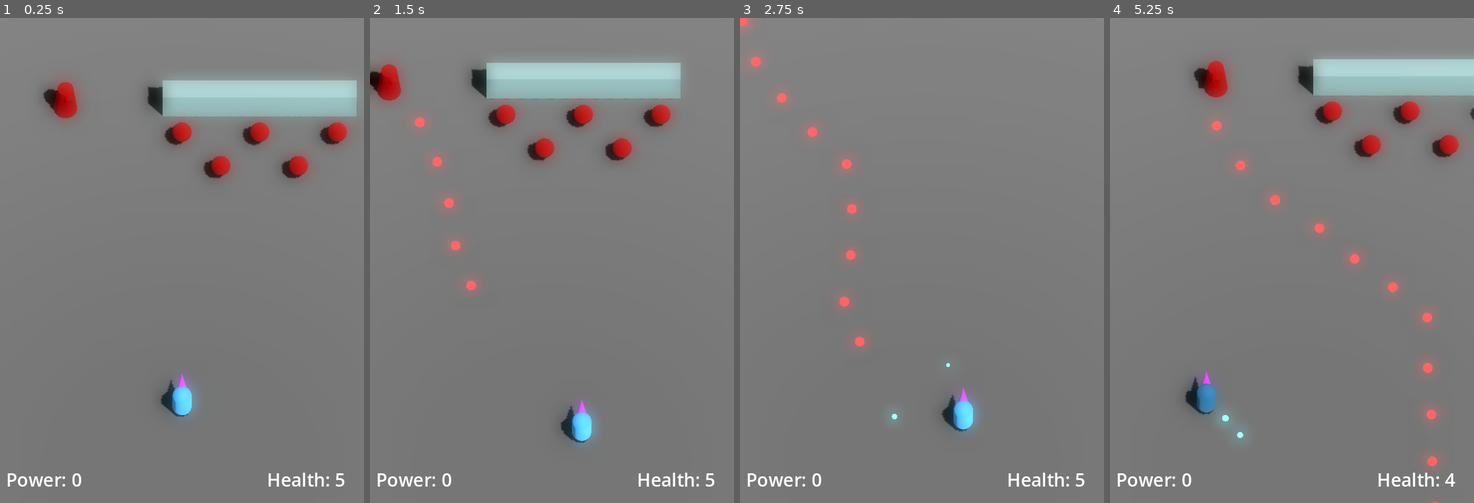
Above: before the commit, frames 1-4 (left to right).
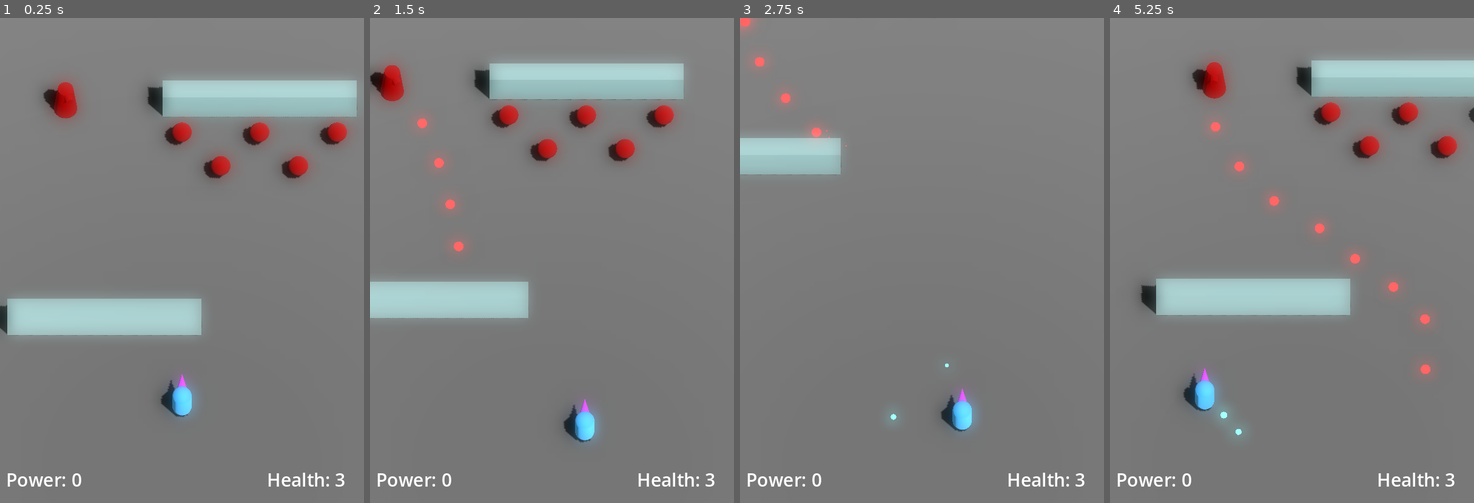
Above: after the commit, the same moments.

Repository: JackEvans24/bullet-absorb
Game: Godot game, scene res://scenes/main.tscn
Two runs of this game, one before a commit and one after it. Both use one fixed random seed, a clock stepped at 60 frames per second and the inputs below.
Inputs:
- Up to frame 1 (0.25 s): no input
- Up to frame 2 (1.5 s): hold Right (move_right) 0.53-1.28 s; hold K (absorb) 0.53-1.28 s; tap J (fire) at 0.8, 1.35 s; hold Down (move_back) from 1.28 s (still down)
- Up to frame 3 (2.75 s): tap K (absorb) at 1.55 s; release Down (move_back) at 2.03 s; hold Right (move_right) from 2.03 s (still down); hold K (absorb) from 2.03 s (still down); tap J (fire) at 2.3 s
- Up to frame 4 (5.25 s): release Right (move_right) at 2.78 s; release K (absorb) at 2.78 s; hold Up (move_forward) 2.78-3.53 s; tap J (fire) at 2.85, 3.8, 4.35 s; tap K (absorb) at 3.05, 4.55 s; hold K (absorb) 3.53-4.28 s; hold Left (move_left) 3.53-5.03 s; hold Down (move_back) from 5.03 s (still down); hold K (absorb) from 5.03 s (still down)

The runs differ from the first frame. In frame 1, 4.2% of the frame differs, in the area x 0-98%, y 13-97%; in frame 2, 4.8%; in frame 3, 2.7%; in frame 4, 5.8%, in the area x 8-100%, y 8-100%.

Commit message:
feat: convert to movement state machine, add knockback (#8)
* refactor: replace movement script with state machine

* refactor: separate move state specifics from state machine

* feat: add player knockback

* refactor: move cameras to scene

* refactor: separate player follow camera from camera controller

* feat: add screen shake module

* chore: minor renames

* fix: unshadow variable

* feat: add impulse on hurt

* chore: add a second wall to give better cover during testing

* feat: add roll to screen shake

* feat: add hit stop module

* feat: add hit stop on damage

Diff:
--- /dev/null
+++ b/prefabs/cameras.tscn
@@ -0,0 +1,52 @@
+[gd_scene load_steps=6 format=3 uid="uid://cl1dul38xrvt2"]
+
+[ext_resource type="Script" path="res://scripts/mechanics/smooth_follow_target.gd" id="1_cm6mc"]
+[ext_resource type="Script" path="res://scripts/camera/camera_controller.gd" id="1_e4k7u"]
+[ext_resource type="Script" path="res://scripts/camera/screen_shake.gd" id="3_x5t8o"]
+
+[sub_resource type="StandardMaterial3D" id="StandardMaterial3D_85wj3"]
+albedo_color = Color(1, 0.583333, 0, 1)
+
+[sub_resource type="CylinderMesh" id="CylinderMesh_ugq1f"]
+material = SubResource("StandardMaterial3D_85wj3")
+
+[node name="Cameras" type="Node"]
+script = ExtResource("1_e4k7u")
+
+[node name="FollowPlayer" type="Node3D" parent="."]
+transform = Transform3D(1, 0, 0, 0, 1, 0, 0, 0, 1, 0, 1, 0)
+script = ExtResource("1_cm6mc")
+max_speed = 30.0
+min_speed = 10.0
+
+[node name="PlayerCamera" type="Node3D" parent="FollowPlayer"]
+transform = Transform3D(1, 0, 0, 0, 0.5, 0.866025, 0, -0.866025, 0.5, 0, 20, 8)
+
+[node name="Camera" type="Camera3D" parent="FollowPlayer/PlayerCamera"]
+projection = 1
+current = true
+size = 25.0
+far = 200.0
+
+[node name="CameraPoles" type="Node3D" parent="FollowPlayer/PlayerCamera"]
+transform = Transform3D(1, 0, 0, 0, 1, -2.98023e-08, 0, 2.98023e-08, 1, 0, 7.62939e-06, 1.90735e-06)
+visible = false
+
+[node name="Pole1" type="MeshInstance3D" parent="FollowPlayer/PlayerCamera/CameraPoles"]
+transform = Transform3D(1, 0, 0, 0, 1, 0, 0, 0, 1, -10, 0, -18)
+mesh = SubResource("CylinderMesh_ugq1f")
+
+[node name="Pole2" type="MeshInstance3D" parent="FollowPlayer/PlayerCamera/CameraPoles"]
+transform = Transform3D(1, 0, 0, 0, 1, 0, 0, 0, 1, -10, 0, 11)
+mesh = SubResource("CylinderMesh_ugq1f")
+
+[node name="Pole3" type="MeshInstance3D" parent="FollowPlayer/PlayerCamera/CameraPoles"]
+transform = Transform3D(1, 0, 0, 0, 1, 0, 0, 0, 1, 10, 0, -18)
+mesh = SubResource("CylinderMesh_ugq1f")
+
+[node name="Pole4" type="MeshInstance3D" parent="FollowPlayer/PlayerCamera/CameraPoles"]
+transform = Transform3D(1, 0, 0, 0, 1, 0, 0, 0, 1, 10, 0, 11)
+mesh = SubResource("CylinderMesh_ugq1f")
+
+[node name="ScreenShake" type="Node" parent="."]
+script = ExtResource("3_x5t8o")
--- a/prefabs/player.tscn
+++ b/prefabs/player.tscn
@@ -1,14 +1,17 @@
-[gd_scene load_steps=27 format=3 uid="uid://c3tj0pdcum4wd"]
+[gd_scene load_steps=30 format=3 uid="uid://c3tj0pdcum4wd"]
 
 [ext_resource type="Script" path="res://scripts/mechanics/player/player.gd" id="1_u023k"]
 [ext_resource type="Material" uid="uid://beaa2b7evhbjh" path="res://materials/player/player.tres" id="2_di4ke"]
+[ext_resource type="Script" path="res://scripts/state/move_state_machine.gd" id="2_pauji"]
 [ext_resource type="Script" path="res://scripts/mechanics/shared/health.gd" id="2_pcwtq"]
 [ext_resource type="Script" path="res://scripts/mechanics/player/absorb.gd" id="2_sawo1"]
-[ext_resource type="Script" path="res://scripts/mechanics/player/player_movement.gd" id="3_1eoos"]
+[ext_resource type="Script" path="res://scripts/mechanics/player/movement/run.gd" id="3_60agh"]
 [ext_resource type="Material" uid="uid://f41eu4cbvian" path="res://materials/player/player_absorb.tres" id="4_ep8r4"]
+[ext_resource type="Script" path="res://scripts/mechanics/player/movement/dead.gd" id="4_koxfs"]
 [ext_resource type="Script" path="res://scripts/mechanics/player/player_aim.gd" id="4_owsoe"]
 [ext_resource type="Material" uid="uid://dq2ufo1kpypca" path="res://materials/player/player_absorb_halo.tres" id="4_poddg"]
 [ext_resource type="PackedScene" uid="uid://dl5unqhv0x3ox" path="res://prefabs/bullets/player_bullet.tscn" id="5_twt6l"]
+[ext_resource type="Script" path="res://scripts/mechanics/player/movement/knockback.gd" id="5_unin6"]
 [ext_resource type="Shape3D" uid="uid://c4tuvev8wasc3" path="res://models/player/player_internal.tres" id="7_iumbl"]
 [ext_resource type="Script" path="res://scripts/mechanics/player/player_body.gd" id="10_18rdm"]
 [ext_resource type="Shape3D" uid="uid://b143a5k1xv5rx" path="res://models/player/player_external.tres" id="11_p7nyd"]
@@ -82,13 +85,26 @@
 collision_layer = 2
 script = ExtResource("1_u023k")
 
+[node name="MoveState" type="Node" parent="."]
+script = ExtResource("2_pauji")
+initial_state = NodePath("Run")
+
+[node name="Absorb" type="Node" parent="MoveState"]
+script = ExtResource("3_60agh")
+speed = 5.0
+
+[node name="Dead" type="Node" parent="MoveState"]
+script = ExtResource("4_koxfs")
+
+[node name="Knockback" type="Node" parent="MoveState"]
+script = ExtResource("5_unin6")
+
+[node name="Run" type="Node" parent="MoveState"]
+script = ExtResource("3_60agh")
+
 [node name="Health" type="Node" parent="."]
 script = ExtResource("2_pcwtq")
-
-[node name="Move" type="Node" parent="."]
-script = ExtResource("3_1eoos")
-movement_deadzone = 0.01
-deceleration = 180.0
+starting_health = 3.0
 
 [node name="Aim" type="Node" parent="."]
 script = ExtResource("4_owsoe")
--- a/scenes/main.tscn
+++ b/scenes/main.tscn
@@ -1,12 +1,13 @@
-[gd_scene load_steps=16 format=3 uid="uid://ccgpc6v5lruew"]
+[gd_scene load_steps=15 format=3 uid="uid://ccgpc6v5lruew"]
 
 [ext_resource type="PackedScene" uid="uid://c3tj0pdcum4wd" path="res://prefabs/player.tscn" id="1_e5x1h"]
 [ext_resource type="Script" path="res://scripts/main.gd" id="1_rtjol"]
 [ext_resource type="PackedScene" uid="uid://bhxrs6pph350t" path="res://scenes/hud.tscn" id="2_bqahq"]
 [ext_resource type="Material" uid="uid://gclpf2kqyelh" path="res://materials/wall.tres" id="2_hxwft"]
+[ext_resource type="PackedScene" uid="uid://cl1dul38xrvt2" path="res://prefabs/cameras.tscn" id="4_nws0m"]
 [ext_resource type="PackedScene" uid="uid://c3ytmjd7pe4pg" path="res://prefabs/enemies/enemy.tscn" id="5_4wclf"]
 [ext_resource type="PackedScene" uid="uid://wfijrpbc1nxm" path="res://prefabs/enemies/turret.tscn" id="6_nrrgo"]
-[ext_resource type="Script" path="res://scripts/mechanics/smooth_follow_target.gd" id="7_haer2"]
+[ext_resource type="Script" path="res://scripts/effects/hit_stop.gd" id="8_dyhou"]
 
 [sub_resource type="StandardMaterial3D" id="StandardMaterial3D_r1hrq"]
 metallic = 1.0
@@ -33,12 +34,6 @@
 [sub_resource type="BoxMesh" id="BoxMesh_ughhm"]
 material = ExtResource("2_hxwft")
 size = Vector3(10, 2, 1)
-
-[sub_resource type="StandardMaterial3D" id="StandardMaterial3D_85wj3"]
-albedo_color = Color(1, 0.583333, 0, 1)
-
-[sub_resource type="CylinderMesh" id="CylinderMesh_ugq1f"]
-material = SubResource("StandardMaterial3D_85wj3")
 
 [node name="Main" type="Node"]
 script = ExtResource("1_rtjol")
@@ -75,41 +70,18 @@
 [node name="MeshInstance3D" type="MeshInstance3D" parent="World/Wall"]
 mesh = SubResource("BoxMesh_ughhm")
 
+[node name="Wall2" type="StaticBody3D" parent="World"]
+transform = Transform3D(1, 0, 0, 0, 1, 0, 0, 0, 1, -4, 1, 0)
+
+[node name="CollisionShape3D" type="CollisionShape3D" parent="World/Wall2"]
+shape = SubResource("BoxShape3D_stcvn")
+
+[node name="MeshInstance3D" type="MeshInstance3D" parent="World/Wall2"]
+mesh = SubResource("BoxMesh_ughhm")
+
 [node name="HUD" parent="." instance=ExtResource("2_bqahq")]
 
-[node name="FollowPlayer" type="Node3D" parent="."]
-transform = Transform3D(1, 0, 0, 0, 1, 0, 0, 0, 1, 0, 1, 0)
-script = ExtResource("7_haer2")
-max_speed = 30.0
-min_speed = 10.0
-dampening = 0.05
-
-[node name="PlayerCamera" type="Camera3D" parent="FollowPlayer"]
-transform = Transform3D(1, 0, 0, 0, 0.5, 0.866025, 0, -0.866025, 0.5, 0, 20, 8)
-projection = 1
-current = true
-size = 25.0
-far = 200.0
-
-[node name="CameraPoles" type="Node3D" parent="FollowPlayer/PlayerCamera"]
-transform = Transform3D(1, 0, 0, 0, 0.5, -0.866025, 0, 0.866025, 0.5, 0, -3.0718, -21.3205)
-visible = false
-
-[node name="Pole1" type="MeshInstance3D" parent="FollowPlayer/PlayerCamera/CameraPoles"]
-transform = Transform3D(1, 0, 0, 0, 1, 0, 0, 0, 1, -10, 0, -18)
-mesh = SubResource("CylinderMesh_ugq1f")
-
-[node name="Pole2" type="MeshInstance3D" parent="FollowPlayer/PlayerCamera/CameraPoles"]
-transform = Transform3D(1, 0, 0, 0, 1, 0, 0, 0, 1, -10, 0, 11)
-mesh = SubResource("CylinderMesh_ugq1f")
-
-[node name="Pole3" type="MeshInstance3D" parent="FollowPlayer/PlayerCamera/CameraPoles"]
-transform = Transform3D(1, 0, 0, 0, 1, 0, 0, 0, 1, 10, 0, -18)
-mesh = SubResource("CylinderMesh_ugq1f")
-
-[node name="Pole4" type="MeshInstance3D" parent="FollowPlayer/PlayerCamera/CameraPoles"]
-transform = Transform3D(1, 0, 0, 0, 1, 0, 0, 0, 1, 10, 0, 11)
-mesh = SubResource("CylinderMesh_ugq1f")
+[node name="Cameras" parent="." instance=ExtResource("4_nws0m")]
 
 [node name="Player" parent="." instance=ExtResource("1_e5x1h")]
 transform = Transform3D(1, 0, 0, 0, 1, 0, 0, 0, 1, 0, 1, 5)
@@ -131,3 +103,7 @@
 
 [node name="Turret" parent="." instance=ExtResource("6_nrrgo")]
 transform = Transform3D(1, 0, 0, 0, 1, 0, 0, 0, 1, -6, 1, -13)
+
+[node name="HitStop" type="Node" parent="."]
+script = ExtResource("8_dyhou")
+freeze_duration = 0.04
--- /dev/null
+++ b/scripts/camera/camera_controller.gd
@@ -0,0 +1,16 @@
+class_name CameraController
+extends Node
+
+@onready var follow_player: SmoothFollowTarget = $FollowPlayer
+@onready var camera: Camera3D = $FollowPlayer/PlayerCamera/Camera
+@onready var screen_shake: ScreenShake = $ScreenShake
+
+var target: Node3D:
+	set(value): follow_player.target = value
+
+func _ready():
+	screen_shake.register(camera)
+	pass
+
+func add_impulse():
+	screen_shake.add_impulse()
--- /dev/null
+++ b/scripts/camera/screen_shake.gd
@@ -0,0 +1,49 @@
+class_name ScreenShake
+extends Node
+
+@export var punch: float = 2.0
+@export var tremolo = 5
+@export var decay = 1.5
+
+@export var impulse_max = Vector3(2.5, 2.0, 0)
+@export var roll_max = 0.1
+
+var cameras: Array[Node3D] = []
+
+@onready var noise = FastNoiseLite.new()
+
+var impulse: float = 0.0
+var noise_y: int = 0
+
+var offset = Vector3.ZERO
+var roll: float = 0.0
+
+func register(camera: Node3D):
+	cameras.push_back(camera)
+
+func add_impulse():
+	impulse = 1.0
+	noise_y = 0
+	noise.seed = randi_range(0, 99999)
+
+func _process(delta):
+	if impulse <= 0.0:
+		return
+	impulse = max(impulse - decay * delta, 0)
+	shake()
+
+func shake():
+	noise_y += tremolo
+
+	offset.x = get_offset(noise.seed, impulse_max.x)
+	offset.y = get_offset(noise.seed * 2, impulse_max.y)
+	roll = get_offset(noise.seed * 3, roll_max)
+
+	for camera in cameras:
+		camera.position = offset
+		camera.rotation.z = roll
+
+func get_offset(noise_seed: float, max_trauma: float) -> float:
+	var noise_output = noise.get_noise_2d(noise_seed, noise_y)
+	var active_impulse = pow(impulse, punch)
+	return active_impulse * noise_output * max_trauma
--- /dev/null
+++ b/scripts/effects/hit_stop.gd
@@ -0,0 +1,19 @@
+class_name HitStop
+extends Node
+
+@export var freeze_duration: float = 0.05
+
+var is_paused: bool = false
+
+func freeze():
+    if is_paused:
+        return
+    is_paused = true
+
+    var tree = get_tree()
+    tree.paused = true
+
+    await tree.create_timer(freeze_duration, true, false, true).timeout
+
+    tree.paused = false
+    is_paused = false
--- a/scripts/main.gd
+++ b/scripts/main.gd
@@ -2,11 +2,12 @@
 
 @onready var hud: Hud = $HUD
 @onready var player: Player = $Player
-@onready var player_camera: Node3D = $FollowPlayer
+@onready var cameras: CameraController = $Cameras
+@onready var hit_stop: HitStop = $HitStop
 @onready var turret: Turret = $Turret
 
 func _ready():
-	player_camera.target = player.camera_follow_point
+	cameras.target = player.camera_follow_point
 	turret.target = player
 
 	player.damage_taken.connect(_on_damage_taken)
@@ -23,4 +24,6 @@
 	get_tree().reload_current_scene()
 
 func _on_damage_taken():
+	hit_stop.freeze()
+	cameras.add_impulse()
 	hud._on_health_changed(player.current_health)
--- /dev/null
+++ b/scripts/mechanics/player/movement/dead.gd
@@ -0,0 +1,10 @@
+class_name DeadMoveState
+extends MoveState
+
+@export var deceleration: float = 180
+
+func _init():
+    can_aim = false
+    can_fire = false
+    can_absorb = false
+    movement = Vector3.ZERO
--- /dev/null
+++ b/scripts/mechanics/player/movement/knockback.gd
@@ -0,0 +1,23 @@
+class_name KnockbackMoveState
+extends MoveState
+
+@export var knockback_speed: float = 20.0
+@export var knockback_duration: float = 0.2
+
+var direction: Vector3
+
+func enter(ctx: Dictionary={}):
+    direction = ctx[MoveStateConstants.HIT_DIRECTION]
+
+    if direction == null:
+        printerr('Unable to find hit direction for knockback')
+        state_machine.transition_to(MoveStateConstants.STATE_RUN)
+        return
+
+    movement = direction.normalized() * knockback_speed
+
+    do_knockback_timeout()
+
+func do_knockback_timeout():
+    await get_tree().create_timer(knockback_duration).timeout
+    state_machine.transition_to(MoveStateConstants.STATE_RUN)
--- /dev/null
+++ b/scripts/mechanics/player/movement/run.gd
@@ -0,0 +1,16 @@
+class_name RunMoveState
+extends MoveState
+
+@export var speed: float = 15.0
+@export var deceleration: float = 180
+
+func update(delta: float):
+    super(delta)
+
+    var input_dir = Input.get_vector("move_left", "move_right", "move_forward", "move_back")
+    var direction = Vector3(input_dir.x, 0, input_dir.y).normalized()
+
+    if direction:
+        movement = direction * speed
+    else:
+        movement = movement.move_toward(Vector3.ZERO, deceleration * delta)
--- a/scripts/mechanics/player/player.gd
+++ b/scripts/mechanics/player/player.gd
@@ -8,7 +8,7 @@
 @export var fall_acceleration = 10
 
 @onready var health: Health = $Health
-@onready var move: PlayerMovement = $Move
+@onready var move_state: MoveStateMachine = $MoveState
 @onready var aim: PlayerAim = $Aim
 @onready var absorb: Absorb = $Absorb
 @onready var body: PlayerBody = $Pivot
@@ -25,6 +25,8 @@
 	power_count_changed.connect(aim._on_power_count_changed)
 	died.connect(body._on_player_died)
 
+	move_state.state_changed.connect(_on_move_state_changed)
+
 	health.damage_taken.connect(_on_damage_taken)
 	health.damage_taken.connect(body._on_damage_taken)
 	health.recovery_changed.connect(body._on_recovery_changed)
@@ -39,29 +41,38 @@
 
 	aim.initialise(body)
 
-func _physics_process(delta):
-	if not is_on_floor():
-		velocity.y -= fall_acceleration * delta
-
-	velocity = move.movement
+func _physics_process(_delta):
+	velocity = move_state.movement
 	body.look_at(body.global_position + aim.aim_direction)
 
 	move_and_slide()
 
-func _on_damage_taken(_damage_taken: float, _taken_from: Node3D):
+func _on_move_state_changed(_state_name: String):
+	aim.can_aim = move_state.can_aim
+	aim.can_fire = move_state.can_fire
+	absorb.can_absorb = move_state.can_absorb
+
+func _on_damage_taken(_damage_taken: float, taken_from: Node3D):
 	damage_taken.emit()
 	absorb.end_windup()
 
 	if current_health <= 0:
 		die()
+	else:
+		knockback(taken_from)
 
 func die():
-	move.can_move = false
-	aim.can_aim = false
-	aim.can_fire = false
-	absorb.can_absorb = false
+	move_state.transition_to(MoveStateConstants.STATE_DEAD)
 	ground_detection.set_deferred("disabled", true)
 	died.emit()
+
+func knockback(taken_from: Node3D):
+	var direction = global_position - taken_from.global_position
+	direction.y = 0
+
+	var ctx: Dictionary = {}
+	ctx[MoveStateConstants.HIT_DIRECTION] = direction
+	move_state.transition_to(MoveStateConstants.STATE_KNOCKBACK, ctx)
 
 func _on_absorb():
 	power_count += 1
@@ -78,9 +89,9 @@
 	health.take_damage(1.0, area)
 
 func _on_slowdown_started():
-	move.set_slower_speed()
+	move_state.transition_to(MoveStateConstants.STATE_ABSORB)
 	aim.can_fire = false
 
 func _on_slowdown_ended():
-	move.set_default_speed()
+	move_state.transition_to(MoveStateConstants.STATE_RUN)
 	aim.can_fire = true
--- a/scripts/mechanics/player/player_movement.gd
+++ /dev/null
@@ -1,28 +0,0 @@
-class_name PlayerMovement
-extends Node
-
-@export var movement_deadzone = 0.05
-@export var default_speed = 15.0
-@export var slower_speed = 5.0
-@export var deceleration = 3.0
-
-var speed = default_speed
-
-var movement: Vector3 = Vector3.ZERO
-var can_move: bool = true
-
-# Called when the node enters the scene tree for the first time.
-func _process(delta: float):
-	var input_dir = Input.get_vector("move_left", "move_right", "move_forward", "move_back")
-	var direction = Vector3(input_dir.x, 0, input_dir.y).normalized()
-
-	if can_move and direction:
-		movement = direction * speed
-	else:
-		movement = movement.move_toward(Vector3.ZERO, deceleration * delta)
-
-func set_default_speed():
-	speed = default_speed
-
-func set_slower_speed():
-	speed = slower_speed
--- a/scripts/mechanics/smooth_follow_target.gd
+++ b/scripts/mechanics/smooth_follow_target.gd
@@ -1,3 +1,4 @@
+class_name SmoothFollowTarget
 extends Node3D
 
 @export var max_speed: float = 5.0
--- /dev/null
+++ b/scripts/state/move_state.gd
@@ -0,0 +1,7 @@
+class_name MoveState
+extends State
+
+var movement: Vector3 = Vector3.ZERO
+var can_aim: bool = true
+var can_fire: bool = true
+var can_absorb: bool = true
--- /dev/null
+++ b/scripts/state/move_state_constants.gd
@@ -0,0 +1,8 @@
+class_name MoveStateConstants
+
+const STATE_ABSORB = 'Absorb'
+const STATE_DEAD = 'Dead'
+const STATE_KNOCKBACK = 'Knockback'
+const STATE_RUN = 'Run'
+
+const HIT_DIRECTION = 'hit_direction'
--- /dev/null
+++ b/scripts/state/move_state_machine.gd
@@ -0,0 +1,14 @@
+class_name MoveStateMachine
+extends StateMachine
+
+var move_state: MoveState:
+    get: return state as MoveState
+
+var movement: Vector3:
+    get: return move_state.movement
+var can_aim: bool:
+    get: return move_state.can_aim
+var can_fire: bool:
+    get: return move_state.can_fire
+var can_absorb: bool:
+    get: return move_state.can_absorb
--- /dev/null
+++ b/scripts/state/state.gd
@@ -0,0 +1,13 @@
+class_name State
+extends Node
+
+var state_machine: StateMachine
+
+func enter(ctx: Dictionary={}):
+    pass
+
+func update(delta: float):
+    pass
+
+func exit():
+    pass
--- /dev/null
+++ b/scripts/state/state_machine.gd
@@ -0,0 +1,28 @@
+class_name StateMachine
+extends Node
+
+signal state_changed(state_name: String)
+
+@export var initial_state := NodePath()
+
+@onready var state: State = get_node(initial_state)
+
+func _ready():
+	for child in get_children():
+		child.state_machine = self
+
+	state.enter()
+	state_changed.emit(state.name)
+
+func _process(delta):
+	state.update(delta)
+
+func transition_to(target_state_name: String, ctx: Dictionary={}):
+	if not has_node(target_state_name):
+		printerr("No move state found with name: %s" % target_state_name)
+		return
+
+	state.exit()
+	state = get_node(target_state_name)
+	state.enter(ctx)
+	state_changed.emit(state.name)
